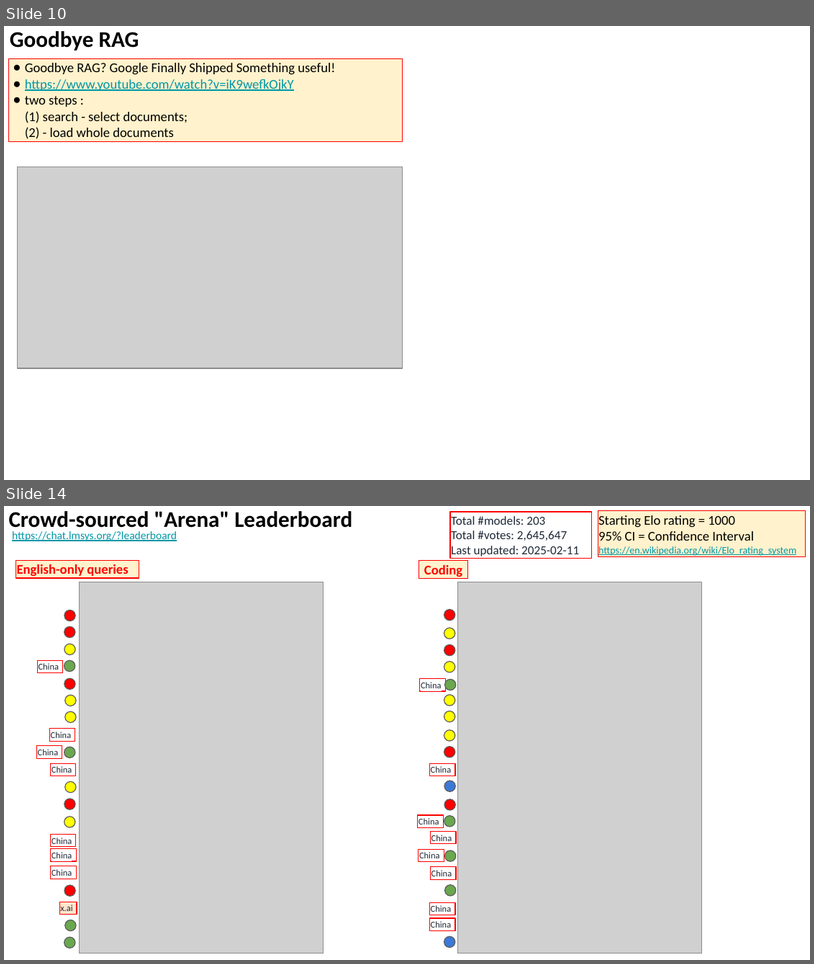
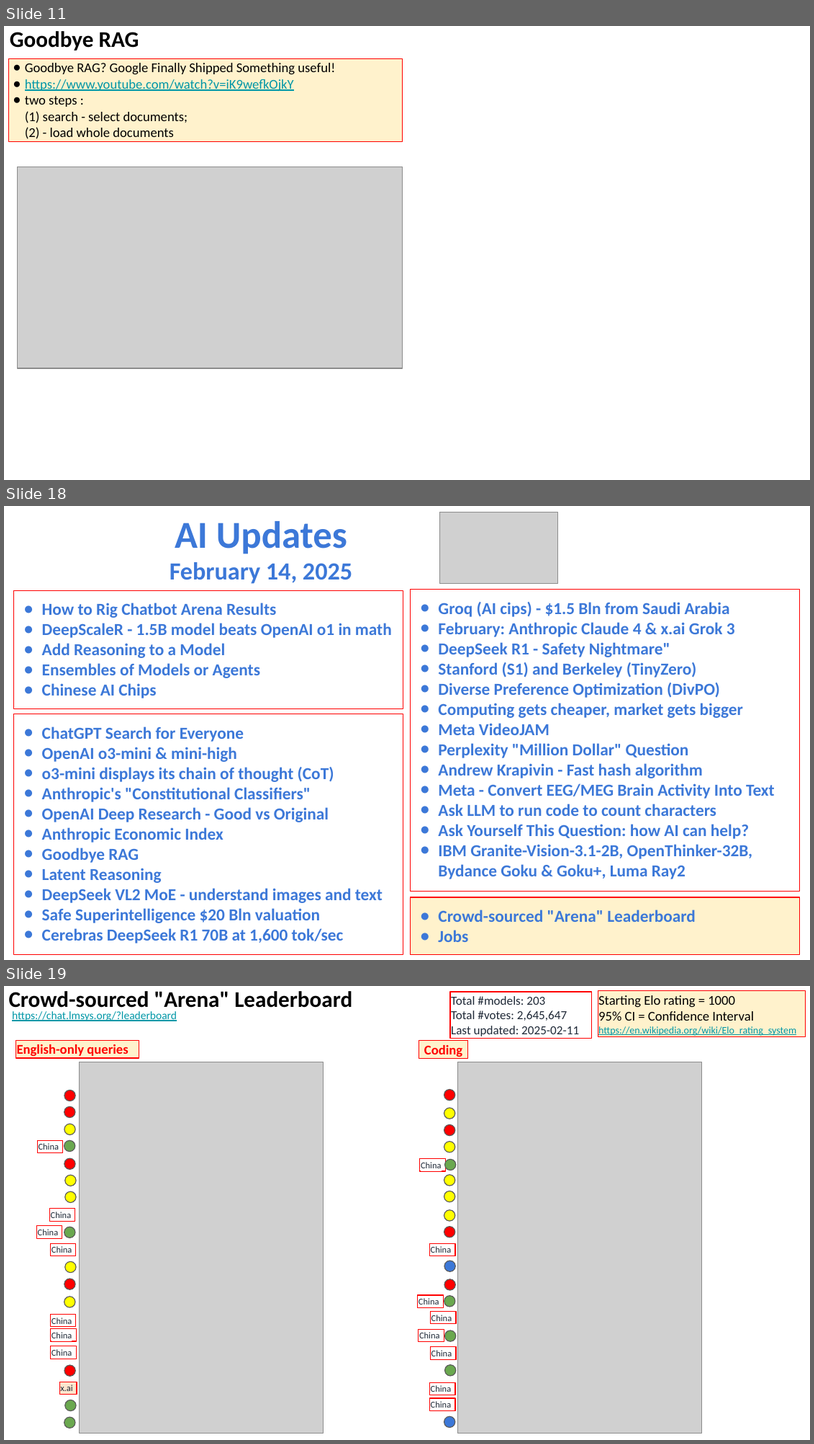
Before and after one commit to lselector/seminar, a slide deck: 2025/2025-02-14-AI-Updates.pptx. Shown one above the other, each under a label of ours: slides 10 and 14 before the commit, slides 11, 18 and 19 after it; the slides between them are not shown. The pictures are 814x964 and 814x1444 pixels, drawn with LibreOffice and Linux fonts; fonts in the diff are those of the drawing; grey boxes stand for pictures. Boxes give left, top, right and bottom in pixels: in the first picture for what was removed or moved away, otherwise in the second. Text is boxed around its words. In the diff, an @@ line names an element or a change of style, - is before the commit and + after.

```diff
--- a/2025/2025-02-14-AI-Updates.pptx
+++ b/2025/2025-02-14-AI-Updates.pptx
@@ slide 18 added at <box>4,506,810,960</box>, background #FFFFFF @@
@@ text added at <box>170,521,352,584</box>, 22 pt, text #3C78D8, bold @@
+AI Updates
+February 14, 2025
@@ picture added at <box>440,512,558,584</box> @@
@@ rectangle added at <box>13,591,403,708</box>, outline #FF0000 0.75 pt, 15 pt, text #3C78D8, bold @@
+● How to Rig Chatbot Arena Results
+● DeepScaleR - 1.5B model beats OpenAI o1 in math
+● Add Reasoning to a Model
+● Ensembles of Models or Agents
+● Chinese AI Chips
@@ rectangle added at <box>410,589,800,890</box>, outline #FF0000 0.75 pt, 15 pt, text #3C78D8, bold @@
+● Groq (AI cips) - $1.5 Bln from Saudi Arabia
+● February: Anthropic Claude 4 & x.ai Grok 3
+● DeepSeek R1 - Safety Nightmare"
+● Stanford (S1) and Berkeley (TinyZero)
+● Diverse Preference Optimization (DivPO)
+● Computing gets cheaper, market gets bigger
+● Meta VideoJAM
+● Perplexity "Million Dollar" Question
+● Andrew Krapivin - Fast hash algorithm
+● Meta - Convert EEG/MEG Brain Activity Into Text
+● Ask LLM to run code to count characters
+● Ask Yourself This Question: how AI can help?
+● IBM Granite-Vision-3.1-2B, OpenThinker-32B, Bydance Goku & Goku+, Luma Ray2
@@ rectangle added at <box>13,714,403,955</box>, outline #FF0000 0.75 pt, 15 pt, text #3C78D8, bold @@
+● ChatGPT Search for Everyone
+● OpenAI o3-mini & mini-high
+● o3-mini displays its chain of thought (CoT)
+● Anthropic's "Constitutional Classifiers"
+● OpenAI Deep Research - Good vs Original
+● Anthropic Economic Index
+● Goodbye RAG
+● Latent Reasoning
+● DeepSeek VL2 MoE - understand images and text
+● Safe Superintelligence $20 Bln valuation
+● Cerebras DeepSeek R1 70B at 1,600 tok/sec
@@ rectangle added at <box>410,897,800,955</box>, fill #FFF2CC, outline #FF0000 0.75 pt, 15 pt, text #3C78D8, bold @@
+● Crowd-sourced "Arena" Leaderboard
+● Jobs
@@ what was slide 10 is now slide 11 @@
@@ what was slide 14 is now slide 19 @@
```
Also in this commit, not shown: 6 slides changed, 4 other slides added.
